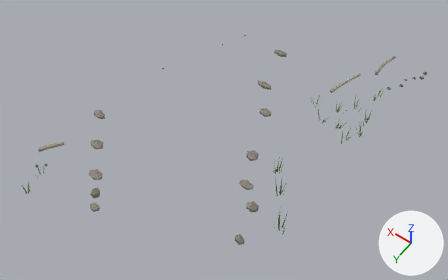
Renders of the glTF model assets/kit/p1/river_mouth_l_center/river_mouth_l_center.glb from each side of a commit.
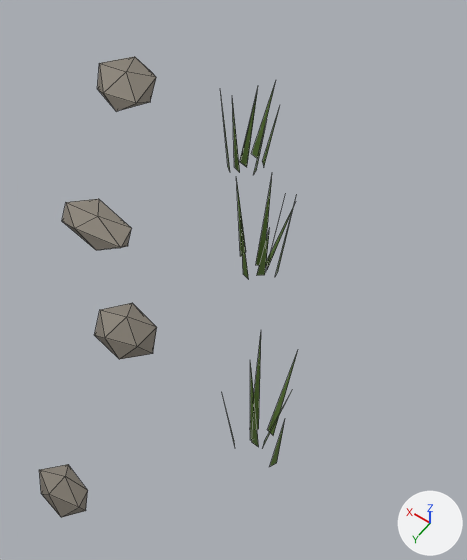
Old and new are each drawn whole from a 50 mm lens placed at (-17.37, 21.31, 26.58), pointed at (-4.87, 3.82, -0.91) and again close up on the part from 51% to 72% of the width and 49% to 91% of the height. The axes (+X, +Y, +Z) are drawn at lower right. The lights are the same throughout. The first two pictures are the older version. The close-ups show mesh edges as thin lines. Objects named as collision shapes, trigger or cutter boxes, shadow casters or lower levels of detail are left out. Where no turn or scale is listed for an object, it has been applied to the vertices. Vertices at exactly the same position are counted once.

In view in the first close-up: 'river_mouth_l_center_lod0'.
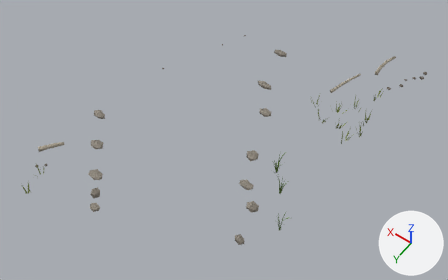
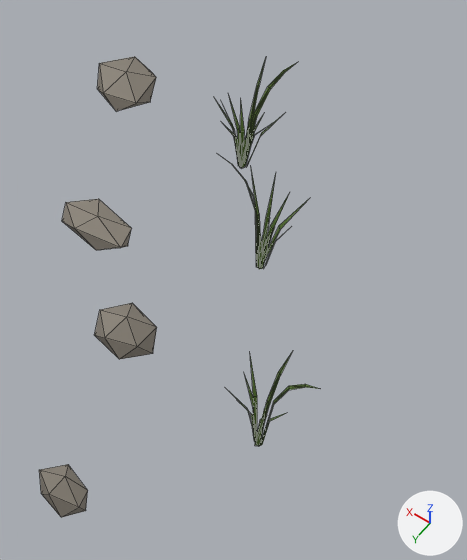
Pixel boxes (x1, y1, x2, y2) of what changed, in the close-ups (467 x 560 px):
'river_mouth_l_center_lod0', reshaped (8% wider): before (39, 56, 298, 517); after (39, 56, 319, 517)
part 1 of me_river_mouth_l_center_lod0, rebuilt: before (232, 99, 240, 172); after (224, 125, 241, 166)
part 2 of me_river_mouth_l_center_lod0, rebuilt: before (256, 178, 272, 266); after (251, 169, 260, 237)
part 3 of me_river_mouth_l_center_lod0, rebuilt: before (221, 97, 230, 171); after (215, 99, 234, 133)
part 4 of me_river_mouth_l_center_lod0, rebuilt (27% wider, 48% shorter): before (275, 198, 296, 276); after (265, 226, 292, 266)
part 5 of me_river_mouth_l_center_lod0, rebuilt: before (266, 207, 294, 270); after (265, 202, 306, 260)
part 6 of me_river_mouth_l_center_lod0, rebuilt: before (223, 398, 235, 445); after (231, 393, 252, 424)
part 7 of me_river_mouth_l_center_lod0, deleted: before (267, 351, 298, 435)
part 8 of me_river_mouth_l_center_lod0, deleted: before (241, 224, 249, 279)
part 9 of me_river_mouth_l_center_lod0, deleted: before (270, 421, 285, 467)
part 10 of me_river_mouth_l_center_lod0, deleted: before (262, 110, 279, 166)
part 11 of me_river_mouth_l_center_lod0, deleted: before (252, 81, 276, 158)
part 12 of me_river_mouth_l_center_lod0, reshaped: before (236, 89, 292, 448); after (222, 58, 319, 446)

The change in detail:
me_river_mouth_l_center_lod0 is used by ob_river_mouth_l_center_lod0; location (0.0, 0.0, 0.0).
me_river_mouth_l_center_lod0 had 666 vertices, 738 faces and spanned x -12.2..2.9, y -7.0..13.0, z -2.0..1.1.
me_river_mouth_l_center_lod0 now has 787 vertices, 894 faces and spans x -12.2..2.9, y -7.0..13.0, z -2.0..1.4.
me_river_mouth_l_center_lod0 part 1: the loose piece of 3 vertices spanning x -8.6..-8.5, y 4.3..4.5, z -0.6..1.0 is rebuilt with 5 vertices and now spans x -8.6..-8.5, y 4.2..4.6, z -0.6..0.7.
me_river_mouth_l_center_lod0 part 2: the loose piece of 3 vertices spanning x -9.5..-9.4, y 5.1..5.3, z -0.5..1.1 is rebuilt with 5 vertices and now spans x -9.5..-9.1, y 5.1..5.3, z -0.4..1.0.
me_river_mouth_l_center_lod0 part 3: the loose piece of 3 vertices spanning x -8.5..-8.3, y 4.3..4.5, z -0.6..1.0 is rebuilt with 5 vertices and now spans x -8.6..-8.3, y 4.2..4.5, z -0.6..0.8.
me_river_mouth_l_center_lod0 part 4: the loose piece of 3 vertices spanning x -9.8..-9.7, y 5.2..5.3, z -0.5..1.1 is rebuilt with 5 vertices and now spans x -9.8..-9.5, y 5.2..5.3, z -0.4..0.5.
me_river_mouth_l_center_lod0 part 5: the loose piece of 3 vertices spanning x -9.7..-9.5, y 5.1..5.3, z -0.5..0.7 is rebuilt with 5 vertices and now spans x -9.8..-9.5, y 5.0..5.3, z -0.4..0.8.
me_river_mouth_l_center_lod0 part 6: the loose piece of 3 vertices spanning x -10.5..-10.3, y 7.2..7.4, z -0.4..0.6 is rebuilt with 5 vertices and now spans x -10.6..-10.3, y 7.1..7.4, z -0.4..0.7.
me_river_mouth_l_center_lod0 part 7: the loose piece of 3 vertices spanning x -10.7..-10.6, y 6.7..6.9, z -0.4..0.9 is deleted.
me_river_mouth_l_center_lod0 part 8: the loose piece of 3 vertices spanning x -9.5..-9.4, y 5.5..5.7, z -0.5..0.9 is deleted.
me_river_mouth_l_center_lod0 part 9: the loose piece of 3 vertices spanning x -10.9, y 7.2..7.3, z -0.4..0.6 is deleted.
me_river_mouth_l_center_lod0 part 10: the loose piece of 3 vertices spanning x -8.8..-8.7, y 4.0..4.1, z -0.6..0.5 is deleted.
me_river_mouth_l_center_lod0 part 11: the loose piece of 3 vertices spanning x -8.6, y 3.8..4.0, z -0.6..0.6 is deleted.
me_river_mouth_l_center_lod0 part 12: 8 vertices moved from x -10.6..-8.6, y 4.2..7.3, z -0.6..0.8 to x -10.6..-8.5, y 3.7..7.1, z -0.6..1.0; 15 vertices removed from x -10.9..-8.5, y 4.0..7.0, z -0.6..1.1; 139 vertices added at x -11.2..-8.3, y 3.8..7.5, z -0.6..1.4.
